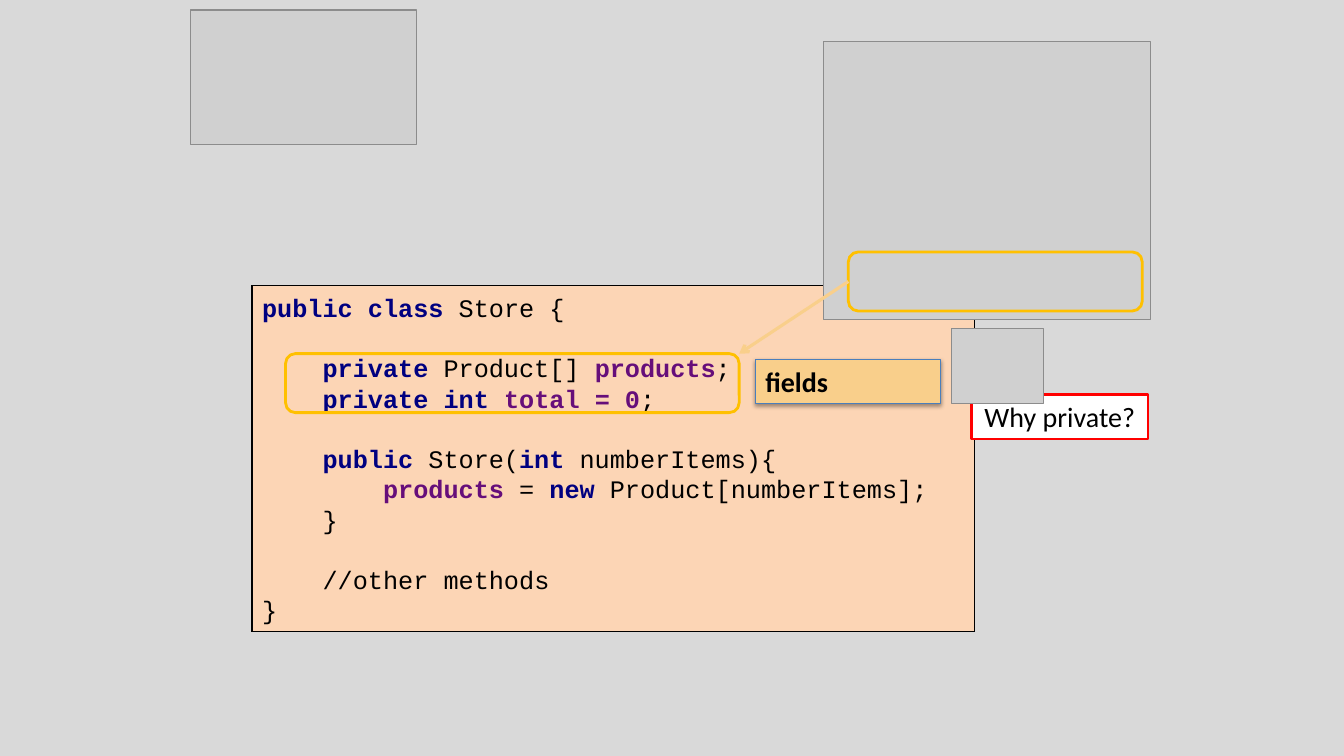
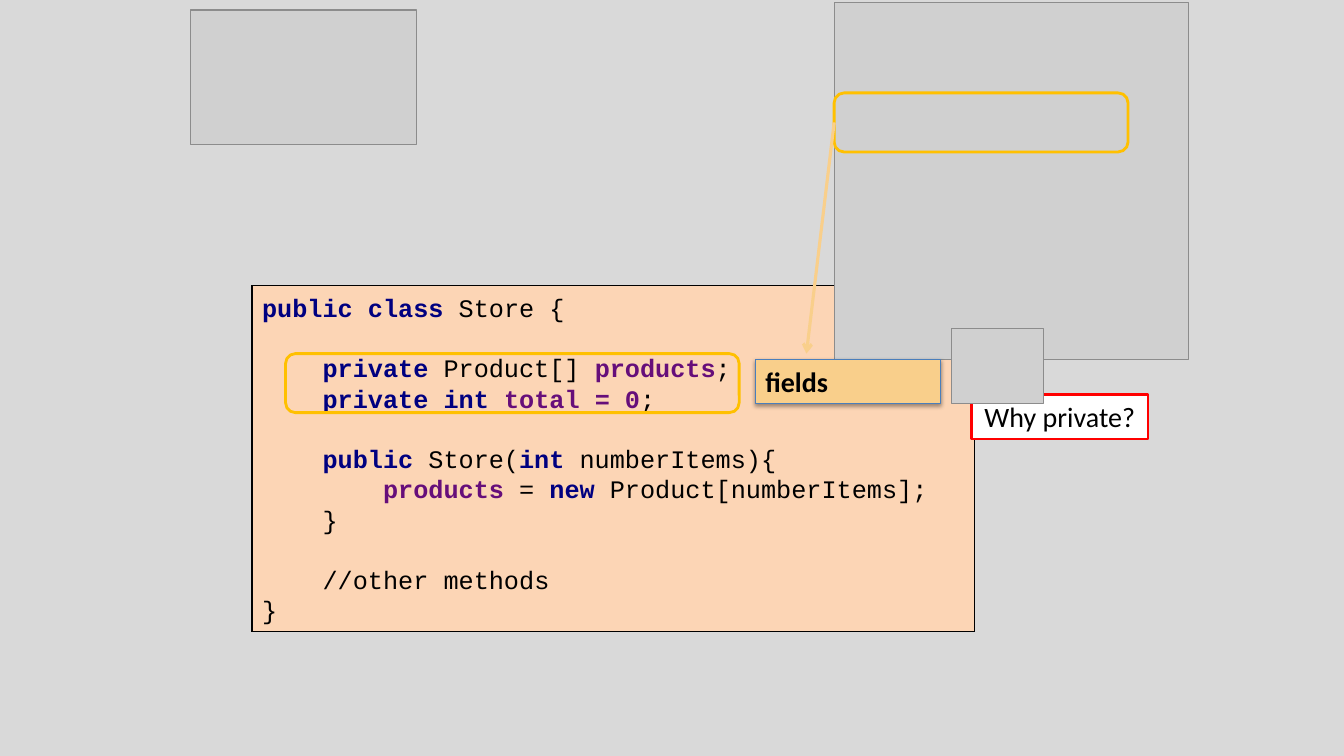
Before and after one commit to Programming-Fundamentals-SETU/prog-fund-1-sept-25, a slide deck: slide 8 of topic08-arrays-of-objects/unit-1/talk-3-array-product/c-array-product.pptx. Drawn at 1344x756 pixels with LibreOffice and Linux fonts; fonts in the diff are those of the drawing; grey boxes stand for pictures. Boxes give left, top, right and bottom in pixels: in the first picture for what was removed or moved away, otherwise in the second. Text is boxed around its words. In the diff, an @@ line names an element or a change of style, - is before the commit and + after.

```diff
--- a/topic08-arrays-of-objects/unit-1/talk-3-array-product/c-array-product.pptx
+++ b/topic08-arrays-of-objects/unit-1/talk-3-array-product/c-array-product.pptx
@@ picture: place and size @@
-picture at bbox=[824, 42, 1151, 321]
+picture at bbox=[835, 2, 1189, 359]
@@ rounded rectangle: place and size @@
-rounded rectangle at bbox=[849, 252, 1143, 312]
+rounded rectangle at bbox=[835, 93, 1129, 152]
@@ arrow moved from (849, 281) - (739, 354) to (835, 122) - (807, 354) @@
```
Also in this commit, not shown: 13 other slides changed, 25 other files.
